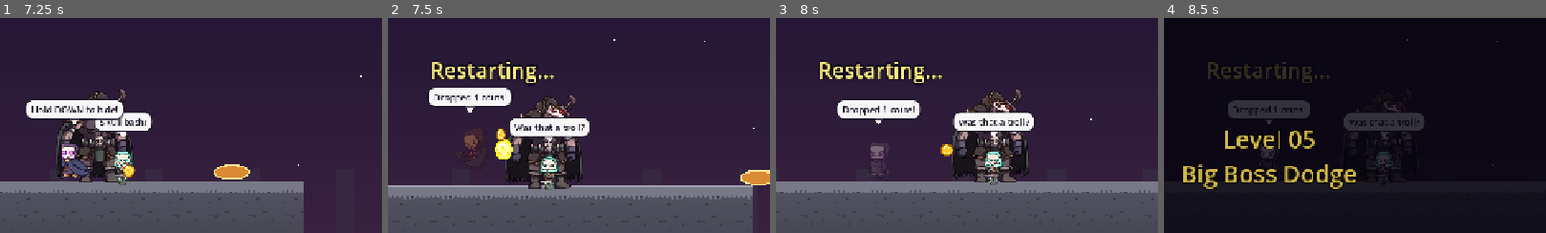
Above: before the commit, frames 1-4 (left to right).
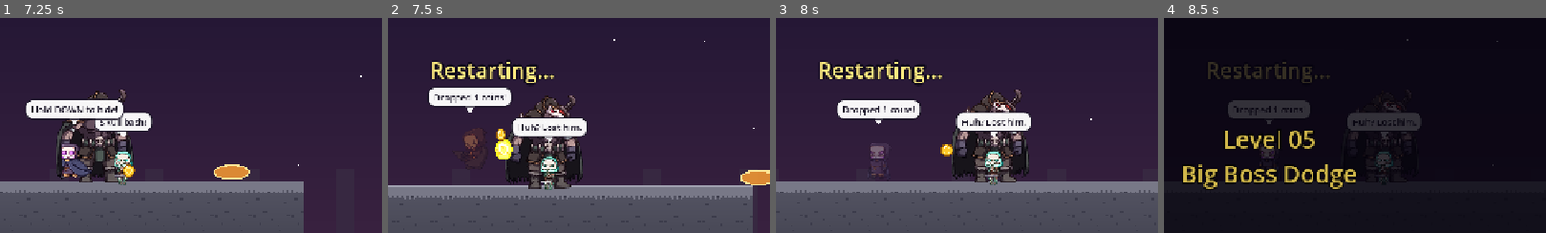
Above: after the commit, the same moments.

Repository: vikram3/CoinTrollAdventureSimplePrototype
Game: Godot game, scene res://scenes/levels/chapter_02/level_05_big_boss_dodge.tscn
Same seed, same stepped clock (60 frames per second), same inputs: the game is played once before the commit and once after it. This scene is started directly instead of the project's main scene.
Inputs (mouse positions are % of the whole screen's width and height, from its top left):
- Up to frame 1 (7.25 s): tap Enter (ui_accept) at 0.5 s; move the mouse to (72, 45) at 0.52 s; hold D (move_right) 0.53-1.25 s; hold J (attack) 0.53-1.25 s; click (72, 45) at 0.67 s; tap Space (jump) at 0.77, 3.77, 6.77 s; drag from (30, 55) to (95, 63) at 1.27 s; move the mouse to (60, 28) at 2.02 s; hold A (move_left) 2.03-2.75 s; tap Shift (dash) at 2.1 s; drag from (45, 70) to (85, 53) at 2.77 s; move the mouse to (80, 65) at 3.52 s; hold D (move_right) 3.53-4.25 s; tap X at 3.6 s; drag from (20, 35) to (55, 54) at 4.27 s; move the mouse to (55, 50) at 5.02 s; hold D (move_right) 5.03-5.75 s; tap C at 5.1 s; click (55, 50) at 5.17 s; drag from (35, 25) to (18, 49) at 5.77 s; move the mouse to (72, 45) at 6.52 s; hold A (move_left) from 6.53 s (still down); hold J (attack) from 6.53 s (still down)
- Up to frame 2 (7.5 s): release A (move_left) at 7.25 s; release J (attack) at 7.25 s; drag from (30, 55) to (92, 39) at 7.27 s
- Up to frame 3 (8 s): no input
- Up to frame 4 (8.5 s): move the mouse to (60, 28) at 8.02 s; hold D (move_right) from 8.03 s (still down); tap Shift (dash) at 8.1 s
The pictures show only the part of the screen within x 36-86%, y 18-68%; the shares and areas given below are measured in that part.

Frame 1 is identical in both runs. In frame 2, 0.6% of the frame differs, in the area x 32-53%, y 46-56%; in frame 3, 0.5%; in frame 4, 0.3%.

Commit message:
Extend level 5 arena to 9800 px
- Add three more ground sections with pits, ledges and coins
- Add skull, elite, hide spot, falling stone, emitter and two checkpoints
- Boss arena extended to match; survive timer stays at 60 s

Co-Authored-By: Claude Haiku 5.5 <noreply@anthropic.com>
Claude-Session: https://claude.ai/code/session_01LSyMjUD4EEFFUAorwC4Q2M

Diff:
--- a/scenes/levels/chapter_02/level_05_big_boss_dodge.tscn
+++ b/scenes/levels/chapter_02/level_05_big_boss_dodge.tscn
@@ -34,7 +34,7 @@
 objective_type = 4
 survive_seconds = 60.0
 objective_text_override = "Dodge Big Boss for 60 seconds"
-level_bounds = Rect2(0, -400, 7400, 1120)
+level_bounds = Rect2(0, -400, 9800, 1120)
 kill_y = 900
 
 
@@ -60,7 +60,7 @@
 tile_texture = ExtResource("5_r")
 
 [node name="WallRight" parent="Environment" instance=ExtResource("4_r")]
-position = Vector2(7420, 300.0)
+position = Vector2(9820, 300.0)
 size = Vector2(40, 1400)
 tile_texture = ExtResource("5_r")
 
@@ -85,8 +85,18 @@
 tile_texture = ExtResource("6_r")
 
 [node name="Ground5" parent="Environment" instance=ExtResource("4_r")]
-position = Vector2(6940.0, 610.0)
-size = Vector2(920, 420)
+position = Vector2(6890.0, 610.0)
+size = Vector2(820, 420)
+tile_texture = ExtResource("6_r")
+
+[node name="Ground6" parent="Environment" instance=ExtResource("4_r")]
+position = Vector2(8020.0, 610.0)
+size = Vector2(960, 420)
+tile_texture = ExtResource("6_r")
+
+[node name="Ground7" parent="Environment" instance=ExtResource("4_r")]
+position = Vector2(9270.0, 610.0)
+size = Vector2(1060, 420)
 tile_texture = ExtResource("6_r")
 
 [node name="PitA" parent="Hazards" instance=ExtResource("9_r")]
@@ -105,6 +115,14 @@
 position = Vector2(6340.0, 600)
 size = Vector2(280, 400)
 
+[node name="PitE" parent="Hazards" instance=ExtResource("9_r")]
+position = Vector2(7420.0, 600)
+size = Vector2(240, 400)
+
+[node name="PitF" parent="Hazards" instance=ExtResource("9_r")]
+position = Vector2(8620.0, 600)
+size = Vector2(240, 400)
+
 [node name="LedgeA" parent="Environment" instance=ExtResource("4_r")]
 position = Vector2(1900.0, 312)
 size = Vector2(200, 24)
@@ -140,6 +158,21 @@
 size = Vector2(180, 24)
 tile_texture = ExtResource("7_r")
 
+[node name="LedgeH" parent="Environment" instance=ExtResource("4_r")]
+position = Vector2(7800.0, 312)
+size = Vector2(200, 24)
+tile_texture = ExtResource("7_r")
+
+[node name="LedgeI" parent="Environment" instance=ExtResource("4_r")]
+position = Vector2(8390.0, 232)
+size = Vector2(180, 24)
+tile_texture = ExtResource("7_r")
+
+[node name="LedgeJ" parent="Environment" instance=ExtResource("4_r")]
+position = Vector2(9100.0, 312)
+size = Vector2(200, 24)
+tile_texture = ExtResource("7_r")
+
 [node name="CoinA1" parent="Coins" instance=ExtResource("8_r")]
 position = Vector2(200, 360)
 
@@ -253,11 +286,71 @@
 
 [node name="CoinI6" parent="Coins" instance=ExtResource("8_r")]
 position = Vector2(6750, 360)
+
+[node name="CoinJ1" parent="Coins" instance=ExtResource("8_r")]
+position = Vector2(7600, 360)
+
+[node name="CoinJ2" parent="Coins" instance=ExtResource("8_r")]
+position = Vector2(7640, 360)
+
+[node name="CoinJ3" parent="Coins" instance=ExtResource("8_r")]
+position = Vector2(7680, 360)
+
+[node name="CoinJ4" parent="Coins" instance=ExtResource("8_r")]
+position = Vector2(7720, 360)
+
+[node name="CoinJ5" parent="Coins" instance=ExtResource("8_r")]
+position = Vector2(7760, 360)
+
+[node name="CoinK1" parent="Coins" instance=ExtResource("8_r")]
+position = Vector2(7760, 250)
+
+[node name="CoinK2" parent="Coins" instance=ExtResource("8_r")]
+position = Vector2(7800, 250)
+
+[node name="CoinK3" parent="Coins" instance=ExtResource("8_r")]
+position = Vector2(7840, 250)
+
+[node name="CoinL1" parent="Coins" instance=ExtResource("8_r")]
+position = Vector2(8330, 160)
+
+[node name="CoinL2" parent="Coins" instance=ExtResource("8_r")]
+position = Vector2(8370, 160)
+
+[node name="CoinL3" parent="Coins" instance=ExtResource("8_r")]
+position = Vector2(8410, 160)
+
+[node name="CoinM1" parent="Coins" instance=ExtResource("8_r")]
+position = Vector2(9020, 250)
+
+[node name="CoinM2" parent="Coins" instance=ExtResource("8_r")]
+position = Vector2(9060, 250)
+
+[node name="CoinM3" parent="Coins" instance=ExtResource("8_r")]
+position = Vector2(9100, 250)
+
+[node name="CoinN1" parent="Coins" instance=ExtResource("8_r")]
+position = Vector2(9400, 360)
+
+[node name="CoinN2" parent="Coins" instance=ExtResource("8_r")]
+position = Vector2(9440, 360)
+
+[node name="CoinN3" parent="Coins" instance=ExtResource("8_r")]
+position = Vector2(9480, 360)
+
+[node name="CoinN4" parent="Coins" instance=ExtResource("8_r")]
+position = Vector2(9520, 360)
+
+[node name="CoinN5" parent="Coins" instance=ExtResource("8_r")]
+position = Vector2(9560, 360)
+
+[node name="CoinN6" parent="Coins" instance=ExtResource("8_r")]
+position = Vector2(9600, 360)
 
 [node name="BigBoss1" parent="Enemies" instance=ExtResource("25_r")]
 position = Vector2(900, 320)
 arena_min_x = 0.0
-arena_max_x = 7200
+arena_max_x = 9600
 telegraph_time = 0.45
 preferred_distance = 150.0
 slam_chance = 0.5
@@ -267,7 +360,7 @@
 recover_time = 0.5
 illusion_chance = 0.25
 teleport_distance = 650.0
-teleport_cooldown = 5.0
+teleport_cooldown = 3.0
 
 [node name="Skull1" parent="Enemies" instance=ExtResource("12_r")]
 position = Vector2(1100, 370)
@@ -286,6 +379,15 @@
 position = Vector2(5600, 370)
 patrol_distance = 120.0
 
+[node name="Skull4" parent="Enemies" instance=ExtResource("12_r")]
+position = Vector2(8000, 370)
+patrol_distance = 120.0
+
+[node name="Elite2" parent="Enemies" instance=ExtResource("13_r")]
+position = Vector2(9400, 368)
+detect_range = 300.0
+leash_distance = 260.0
+
 [node name="HideSpot1" parent="Hazards" instance=ExtResource("14_r")]
 position = Vector2(1300, 350)
 size = Vector2(110, 100)
@@ -298,6 +400,11 @@
 
 [node name="HideSpot3" parent="Hazards" instance=ExtResource("14_r")]
 position = Vector2(6080, 350)
+size = Vector2(110, 100)
+hint = "Hold DOWN to hide!"
+
+[node name="HideSpot4" parent="Hazards" instance=ExtResource("14_r")]
+position = Vector2(8900, 350)
 size = Vector2(110, 100)
 hint = "Hold DOWN to hide!"
 
@@ -325,11 +432,24 @@
 position = Vector2(5000, 370)
 lifetime = 10.0
 
+[node name="Stone3" parent="Hazards" instance=ExtResource("15_r")]
+position = Vector2(9300, 0)
+texture = ExtResource("16_r")
+trigger_size = Vector2(180, 440)
+shake_time = 0.45
+hazard_name = "stone"
+debris_color = Color(0.8, 0.65, 0.4, 1)
+
 [node name="Emitter1" parent="." instance=ExtResource("17_r")]
 position = Vector2(3500, 360)
 interval = 2.6
 first_delay = 1.5
 
+[node name="Emitter2" parent="." instance=ExtResource("17_r")]
+position = Vector2(8200, 360)
+interval = 3.0
+first_delay = 2.0
+
 [node name="Checkpoints" type="Node2D" parent="."]
 
 [node name="Checkpoint1" type="Area2D" parent="Checkpoints"]
@@ -344,6 +464,14 @@
 script = ExtResource("24_r")
 position = Vector2(5300, 360)
 
+[node name="Checkpoint4" type="Area2D" parent="Checkpoints"]
+script = ExtResource("24_r")
+position = Vector2(7600, 360)
+
+[node name="Checkpoint5" type="Area2D" parent="Checkpoints"]
+script = ExtResource("24_r")
+position = Vector2(9100, 360)
+
 [node name="Player" parent="." instance=ExtResource("19_r")]
 position = Vector2(150, 360)
 
